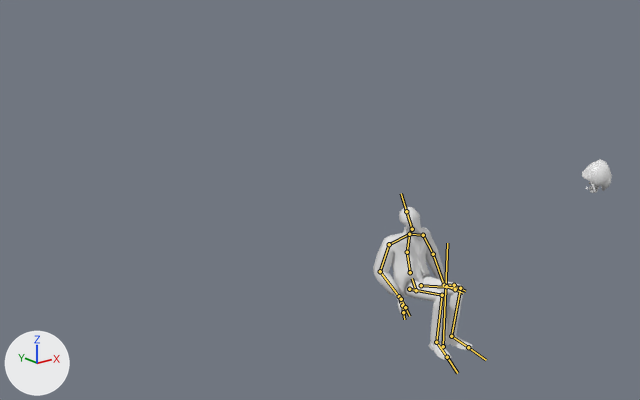
An edit to the FBX model Assets/Models/Characters/Rig_Stu.fbx, drawn before and after from the same camera.
Both versions are drawn from a camera (50 mm lens) standing at (-4.72, -4.34, 3.19) and looking at (-0.17, 1.33, 0.92). Arrows for +X, +Y and +Z are at lower left; the lights stay in place. Both versions are drawn at the pose saved in each file; the numbers are the values there. The bones that bend it are drawn over the model as lines.

The first picture shows 'Stu', 'char_Face_Stu', 'obj_Glasses'.
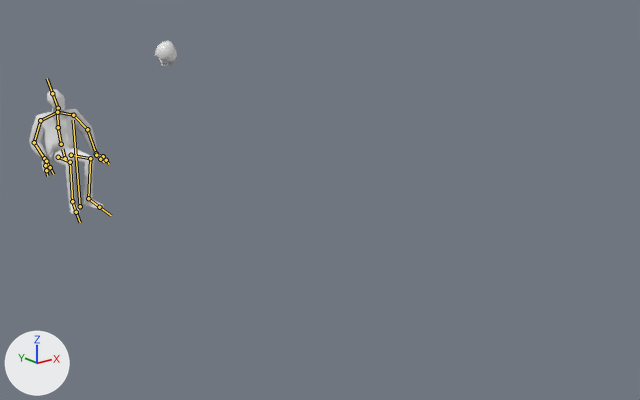
Boxes [x1, y1, x2, y2] around the edits, measured in the pictures (640 x 400 px):
'Stu', posed (21% narrower, 18% shorter)
    before: [373, 207, 473, 360]
    after: [29, 89, 108, 214]
'char_Face_Stu', posed (26% narrower, 18% shorter)
    before: [582, 159, 612, 191]
    after: [155, 41, 177, 67]
'obj_Glasses', posed
    before: [589, 175, 599, 193]
    after: [159, 58, 169, 67]
bone 'hips', root to tip
    before: (416, 290) to (412, 278)
    after: (65, 158) to (62, 149)
bone 'Arm.L', root to tip
    before: (423, 235) to (433, 254)
    after: (73, 115) to (87, 129)
bone 'Forearm.L', root to tip
    before: (433, 254) to (444, 285)
    after: (87, 129) to (96, 153)
bone 'Hand.L', root to tip
    before: (444, 285) to (451, 285)
    after: (96, 153) to (100, 155)
bone 'Arm.R', root to tip
    before: (389, 244) to (380, 271)
    after: (40, 120) to (34, 142)
bone 'Forearm.R', root to tip
    before: (380, 271) to (399, 296)
    after: (34, 142) to (44, 158)
bone 'Hand.R', root to tip
    before: (399, 296) to (401, 303)
    after: (44, 158) to (45, 163)
bone 'Leg.L', root to tip
    before: (421, 285) to (460, 288)
    after: (71, 155) to (90, 158)
bone 'Shin.L', root to tip
    before: (460, 288) to (451, 336)
    after: (90, 158) to (88, 198)
bone 'Leg.R', root to tip
    before: (409, 289) to (442, 295)
    after: (58, 157) to (70, 162)
bone 'Shin.R', root to tip
    before: (442, 295) to (436, 342)
    after: (70, 162) to (72, 201)

The change, as a list of edits to the scene's bpy script:
```text
Change bone_rig_object:
    where bone_rig_object = bpy.data.objects['Armature_Stu']  # the whole rig 'Armature_Stu'
    bone_rig_object.location: (0.0, 0.0, 0.0) -> (-1.353, 3.635, 0.52)
Change bone_hips:
    where bone_hips = bpy.data.objects['Armature_Stu'].pose.bones['hips']  # child of 'Root'
    bone_hips.location: (0.03, -0.497, -0.367) -> (0.03, -0.441, -0.364)
Change bone_arm_l:
    where bone_arm_l = bpy.data.objects['Armature_Stu'].pose.bones['Arm.L']  # child of 'Shoulder.L'
    bone_arm_l.rotation_quaternion: (0.816, -0.539, 0.183, -0.1) -> (0.848, -0.492, 0.197, -0.02)  # degrees (-69, 11, -22) -> degrees (-62, 18, -14)
Change bone_forearm_l:
    where bone_forearm_l = bpy.data.objects['Armature_Stu'].pose.bones['Forearm.L']  # child of 'Arm.L'
    bone_forearm_l.rotation_quaternion: (0.966, -0.134, 0.0, -0.22) -> (0.913, -0.213, 0.0, -0.349)  # degrees (-15, -3, -25) -> degrees (-23, -9, -40)
Change bone_hand_l:
    where bone_hand_l = bpy.data.objects['Armature_Stu'].pose.bones['Hand.L']  # child of 'Forearm.L'
    bone_hand_l.rotation_quaternion: (0.851, 0.502, -0.093, -0.125) -> (0.934, 0.325, -0.074, -0.126)  # degrees (61, -2, -18) -> degrees (39, -3, -16)
Change bone_arm_r:
    where bone_arm_r = bpy.data.objects['Armature_Stu'].pose.bones['Arm.R']  # child of 'Shoulder.R'
    bone_arm_r.rotation_quaternion: (0.803, -0.595, 0.04, -0.002) -> (0.811, -0.584, 0.033, -0.025)  # degrees (-73, 4, -3) -> degrees (-72, 1, -5)
Change bone_forearm_r:
    where bone_forearm_r = bpy.data.objects['Armature_Stu'].pose.bones['Forearm.R']  # child of 'Arm.R'
    bone_forearm_r.rotation_quaternion: (0.86, -0.265, 0.0, 0.436) -> (0.822, -0.296, 0.0, 0.487)  # degrees (-28, 13, 50) -> degrees (-31, 17, 57)
Change bone_hand_r:
    where bone_hand_r = bpy.data.objects['Armature_Stu'].pose.bones['Hand.R']  # child of 'Forearm.R'
    bone_hand_r.rotation_quaternion: (0.79, -0.028, -0.609, -0.063) -> (0.784, -0.054, -0.61, -0.1)  # degrees (7, -75, -14) -> degrees (9, -75, -21)
Change bone_leg_l:
    where bone_leg_l = bpy.data.objects['Armature_Stu'].pose.bones['Leg.L']  # child of 'hips'
    bone_leg_l.rotation_quaternion: (0.787, -0.616, 0.027, -0.03) -> (0.828, -0.559, 0.031, -0.03)  # degrees (-76, 0, -5) -> degrees (-68, 1, -5)
Change bone_shin_l:
    where bone_shin_l = bpy.data.objects['Armature_Stu'].pose.bones['Shin.L']  # child of 'Leg.L'
    bone_shin_l.rotation_quaternion: (0.592, 0.804, 0.0, 0.054) -> (0.637, 0.769, 0.0, 0.051)  # degrees (107, -5, 4) -> degrees (101, -5, 4)
Change bone_leg_r:
    where bone_leg_r = bpy.data.objects['Armature_Stu'].pose.bones['Leg.R']  # child of 'hips'
    bone_leg_r.rotation_quaternion: (0.792, -0.602, 0.023, 0.104) -> (0.832, -0.545, 0.026, 0.097)  # degrees (-74, 9, 8) -> degrees (-66, 9, 8)
Change bone_shin_r:
    where bone_shin_r = bpy.data.objects['Armature_Stu'].pose.bones['Shin.R']  # child of 'Leg.R'
    bone_shin_r.rotation_quaternion: (0.592, 0.804, 0.0, -0.054) -> (0.638, 0.768, 0.0, -0.051)  # degrees (107, 5, -4) -> degrees (100, 5, -4)
```
